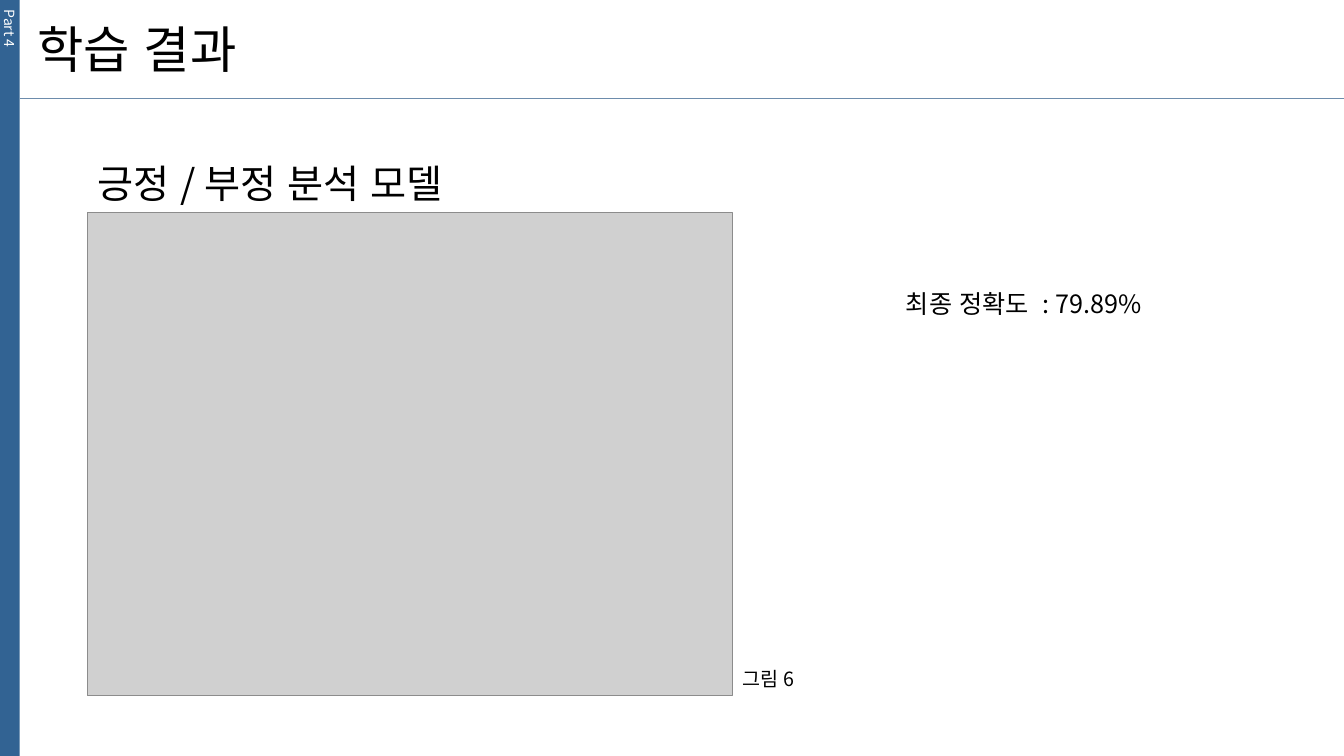
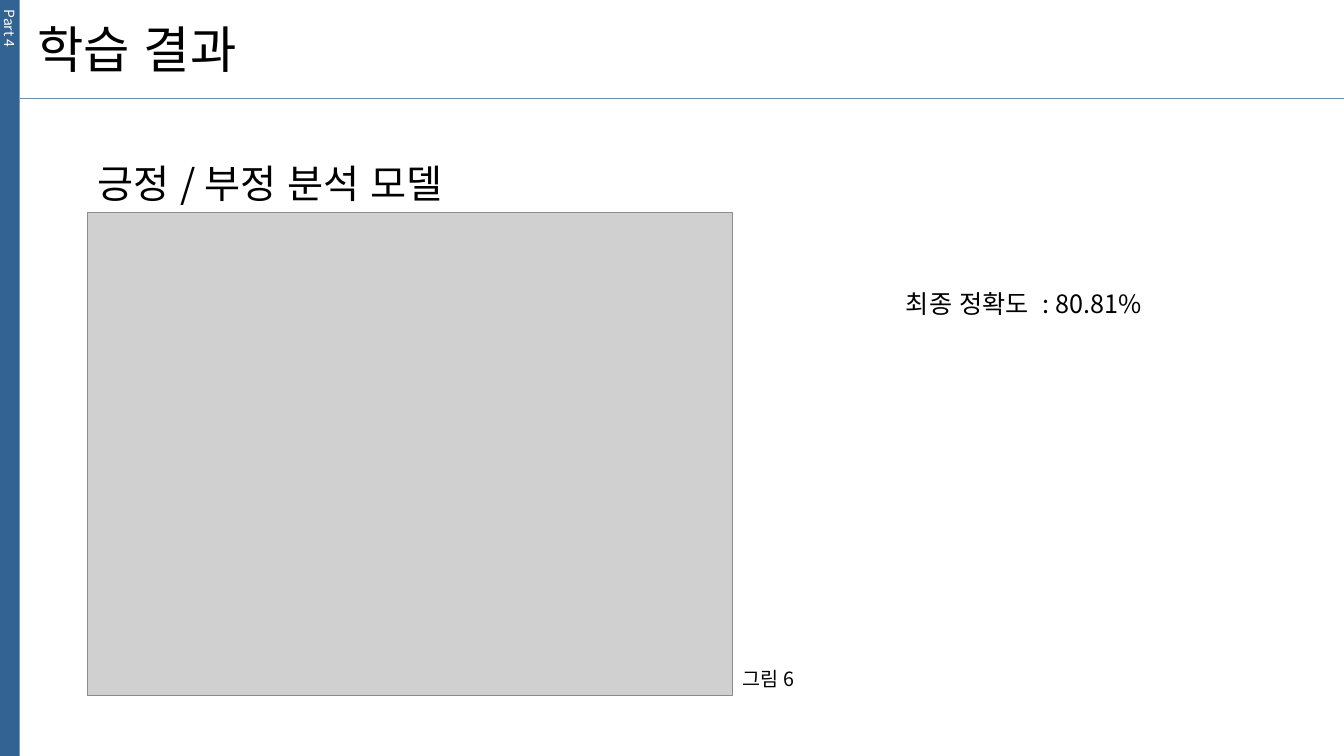
Before and after one commit to shinht97/Comment_analysis, a slide deck: slide 11 of 발표자료/감정_발표자료.pptx. Drawn at 1344x756 pixels with LibreOffice and Linux fonts; fonts in the diff are those of the drawing; grey boxes stand for pictures. Boxes give left, top, right and bottom in pixels: in the first picture for what was removed or moved away, otherwise in the second. Text is boxed around its words. In the diff, an @@ line names an element or a change of style, - is before the commit and + after.

```diff
--- a/발표자료/감정_발표자료.pptx
+++ b/발표자료/감정_발표자료.pptx
@@ text at [906, 292, 1142, 315]: text changed @@
-최종 정확도 : 79.89%
+최종 정확도 : 80.81%
```
Also in this commit, not shown: 1 other slide changed, 5 other files.
